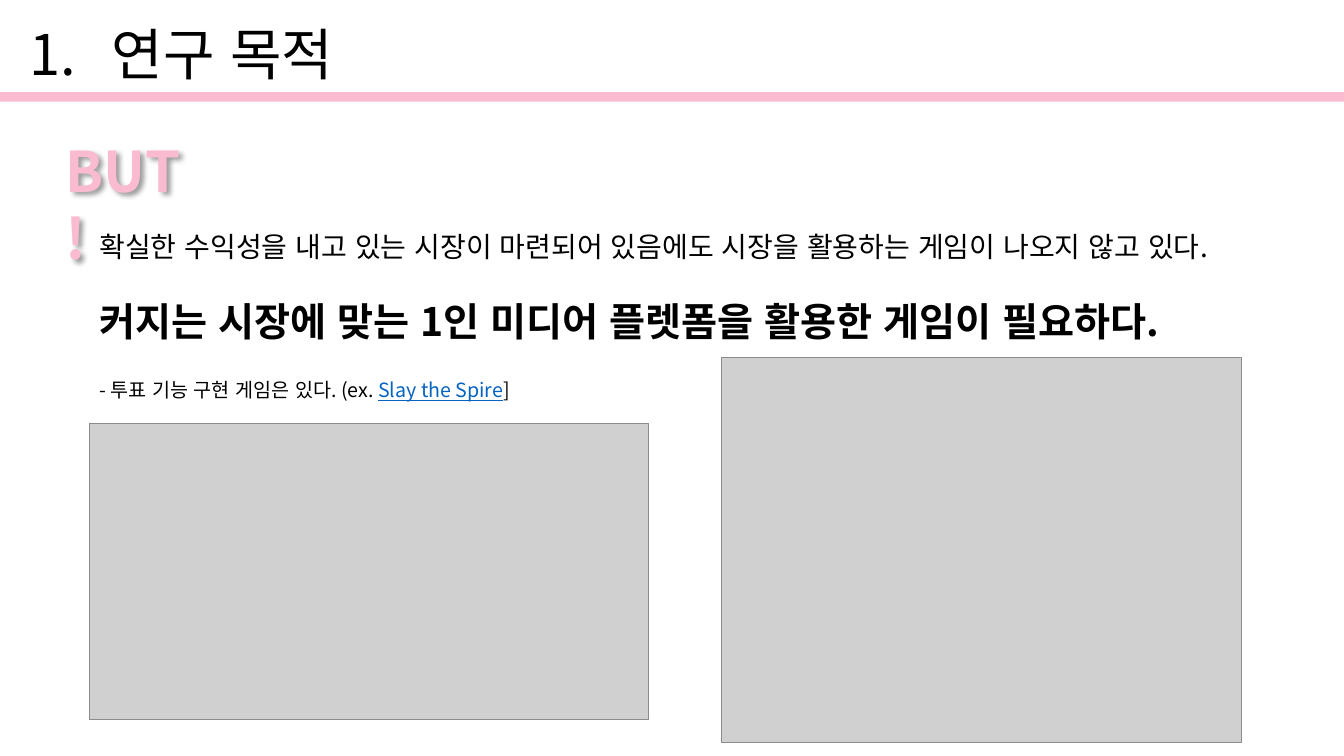
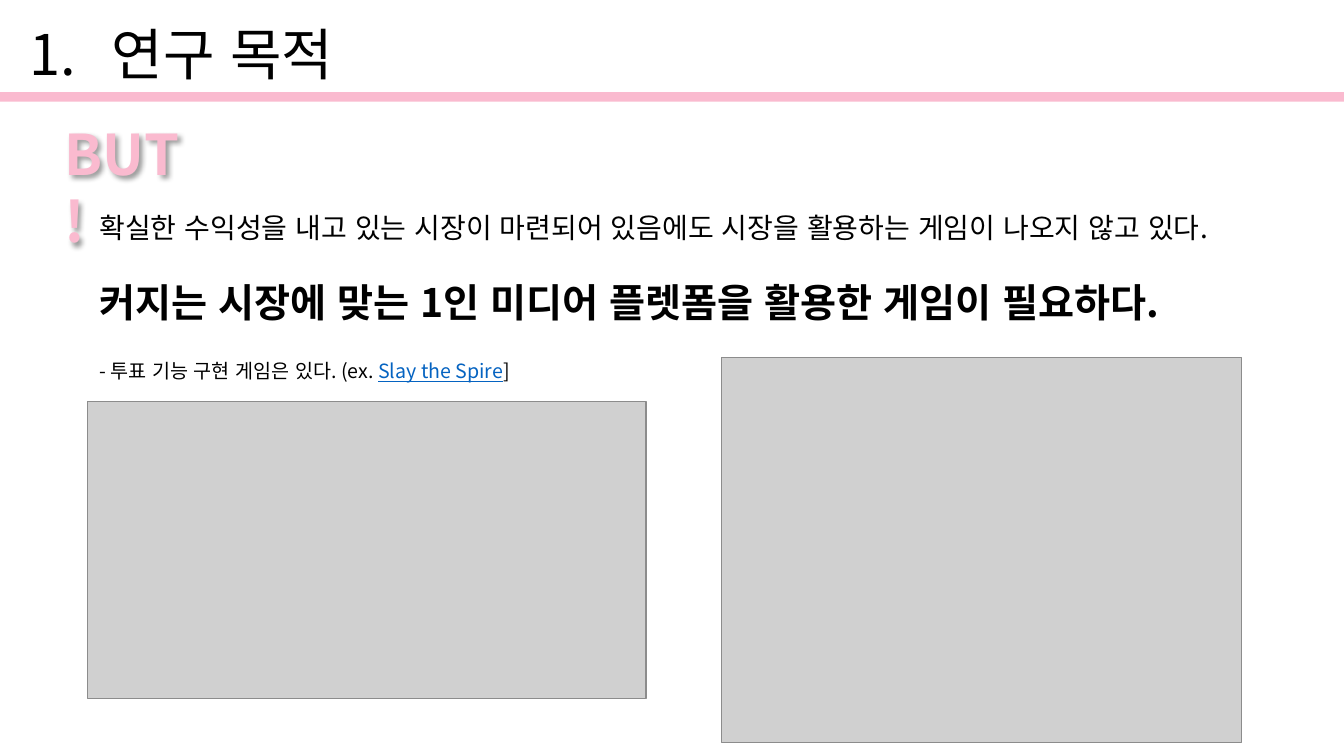
Before and after one commit to gomtange12/Graduation_PJ, a slide deck: slide 5 of Document/발표자료.pptx (slide 4 before the commit). Drawn at 1344x756 pixels with LibreOffice and Linux fonts; fonts in the diff are those of the drawing; grey boxes stand for pictures. Boxes give left, top, right and bottom in pixels: in the first picture for what was removed or moved away, otherwise in the second. Text is boxed around its words. In the diff, an @@ line names an element or a change of style, - is before the commit and + after.

```diff
--- a/Document/발표자료.pptx
+++ b/Document/발표자료.pptx
@@ text "BUT !": place and size @@
-text "BUT !" at box(66, 151, 181, 196)
+text "BUT !" at box(64, 134, 179, 180)
@@ text "확실한 수익성을 내고 있는 시장이 ...": place and size @@
-text "확실한 수익성을 내고 있는 시장이 ..." at box(99, 233, 1208, 402)
+text "확실한 수익성을 내고 있는 시장이 ..." at box(99, 214, 1208, 383)
@@ picture: place and size @@
-picture at box(90, 423, 648, 720)
+picture at box(87, 402, 645, 699)
```
Also in this commit, not shown: 3 other slides changed, 4 slides added.
